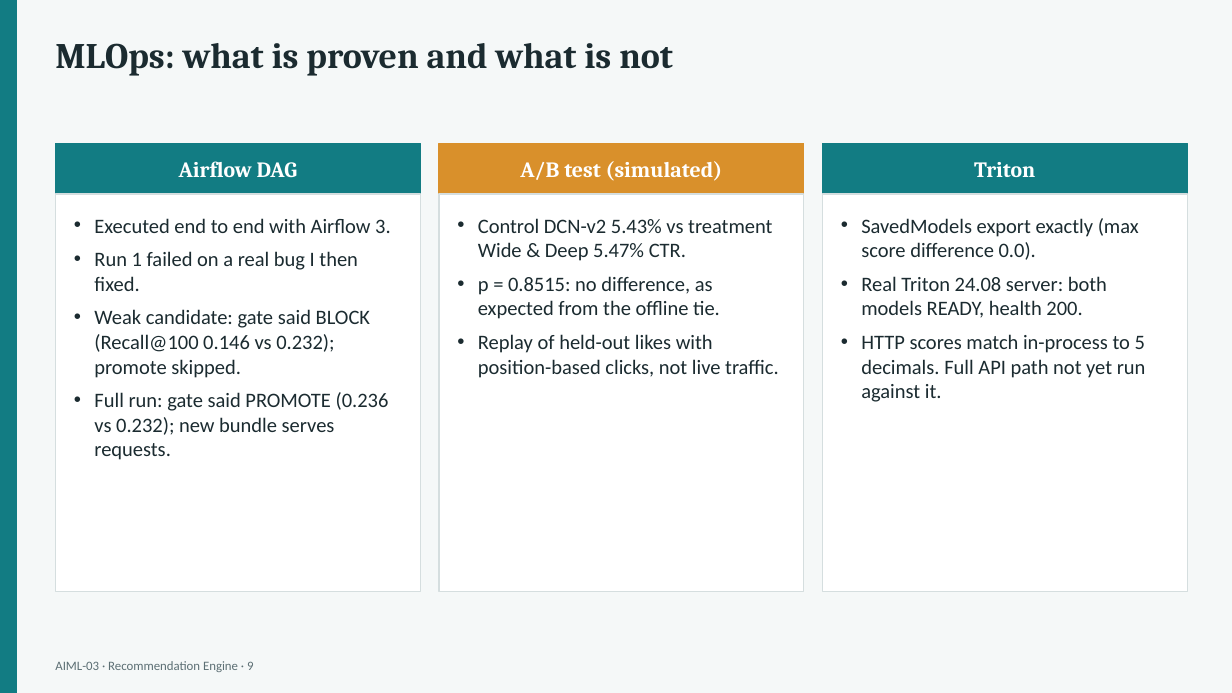
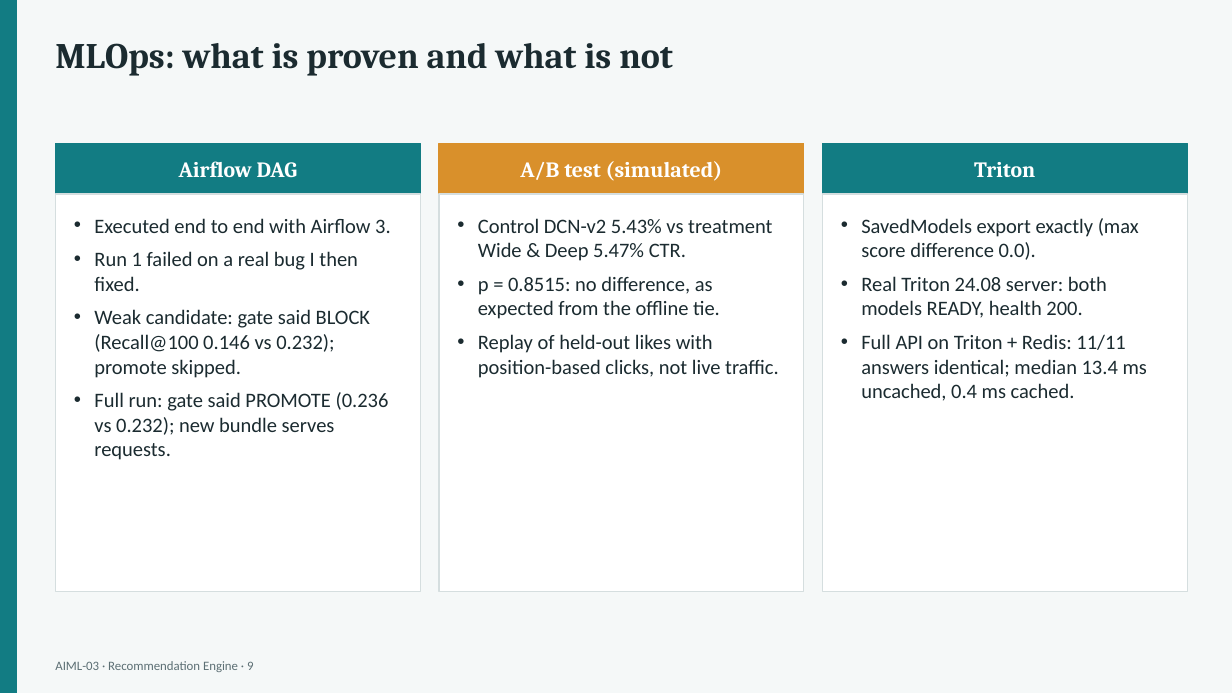
Before and after one commit to ram15x/nexvia-aiml-internship, a slide deck: slide 9 of AIML-03/deliverables/AIML03_Recommendation_Engine.pptx. Drawn at 1232x693 pixels with LibreOffice and Linux fonts; fonts in the diff are those of the drawing. Boxes give left, top, right and bottom in pixels: in the first picture for what was removed or moved away, otherwise in the second. Text is boxed around its words. In the diff, an @@ line names an element or a change of style, - is before the commit and + after.

Commit message:
Record live API-on-Triton verification (8/8); update docs, page, deck

```diff
--- a/AIML-03/deliverables/AIML03_Recommendation_Engine.pptx
+++ b/AIML-03/deliverables/AIML03_Recommendation_Engine.pptx
@@ text at (861, 334, 1147, 401): text changed @@
-• HTTP scores match in-process to 5 decimals. Full API path not yet run against it.
+• Full API on Triton + Redis: 11/11 answers identical; median 13.4 ms uncached, 0.4 ms cached.
```
Also in this commit, not shown: 1 other slide changed, 9 other files.
